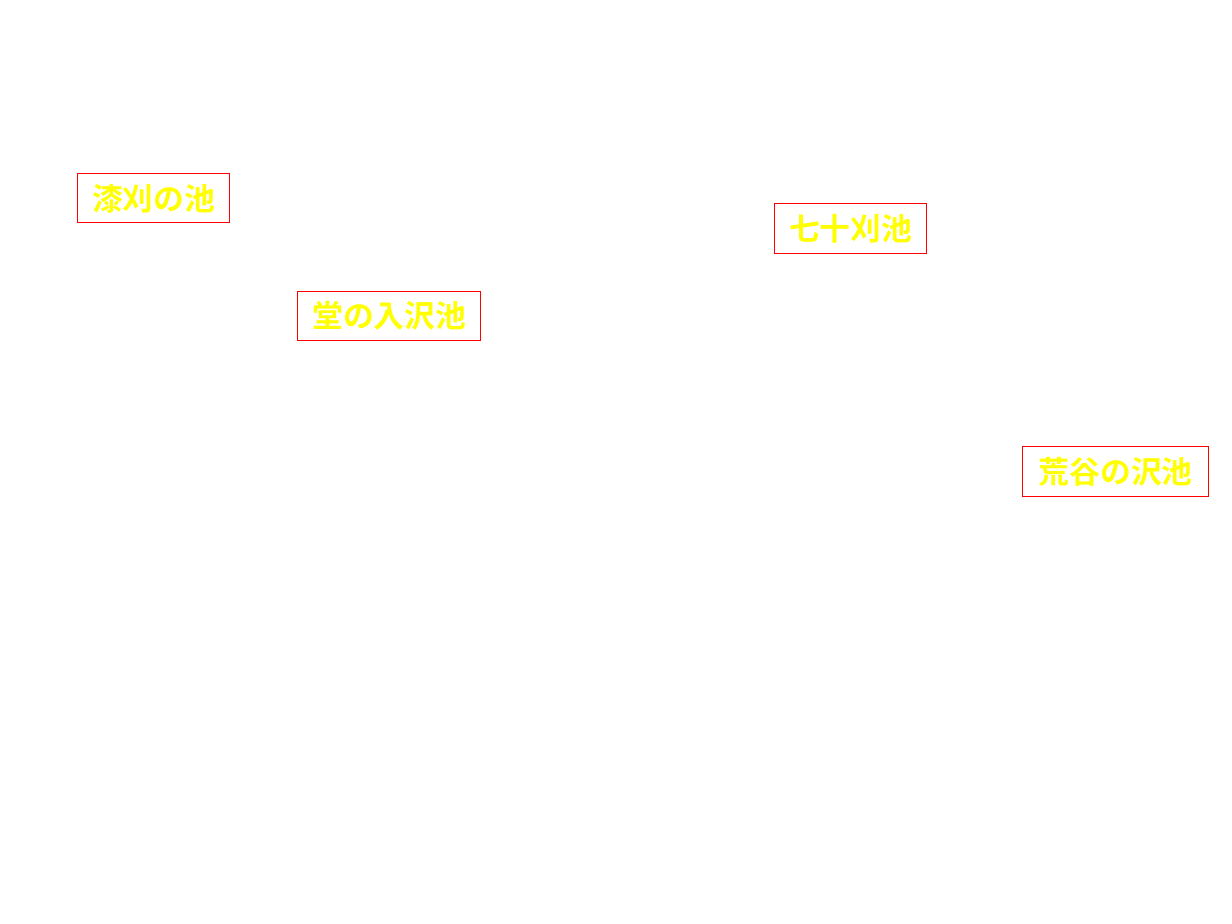
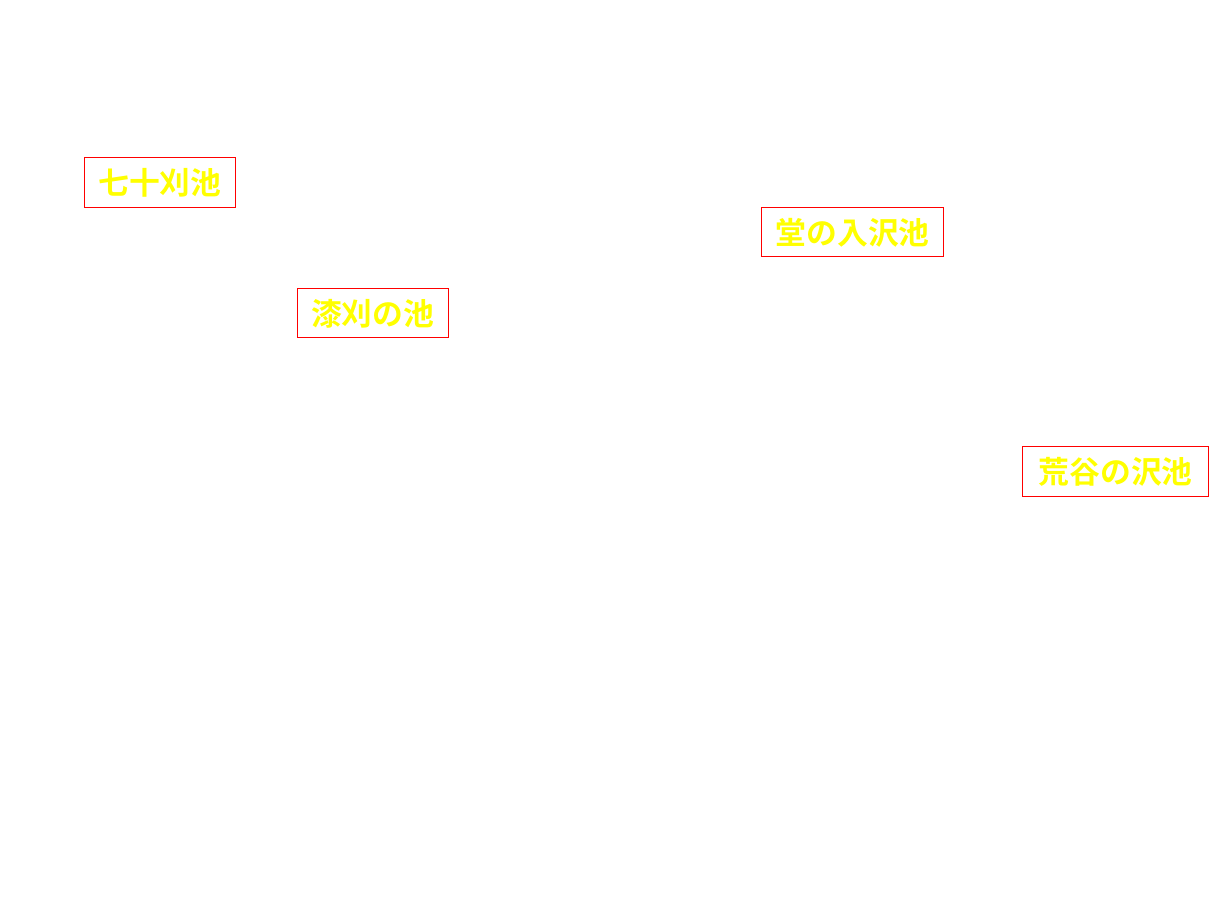
Before and after one commit to taro-saiki-koyusha/tamokuteki_kinouhakki_sokushin_erp, a slide deck: slide 1 of data/エリアマップ.pptx. Drawn at 1232x924 pixels with LibreOffice and Linux fonts; fonts in the diff are those of the drawing; background and template pictures are left out. Boxes give left, top, right and bottom in pixels: in the first picture for what was removed or moved away, otherwise in the second. Text is boxed around its words. In the diff, an @@ line names an element or a change of style, - is before the commit and + after.

```diff
--- a/data/エリアマップ.pptx
+++ b/data/エリアマップ.pptx
@@ rectangle "七十刈池": place and size @@
-rectangle "七十刈池" at <box>775,205,926,254</box>
+rectangle "七十刈池" at <box>84,158,235,207</box>
@@ rectangle "堂の入沢池": place and size @@
-rectangle "堂の入沢池" at <box>298,291,480,340</box>
+rectangle "堂の入沢池" at <box>761,207,944,256</box>
@@ rectangle "漆刈の池": place and size @@
-rectangle "漆刈の池" at <box>78,174,229,223</box>
+rectangle "漆刈の池" at <box>297,288,448,338</box>
```
Also in this commit, not shown: 3 other files.
